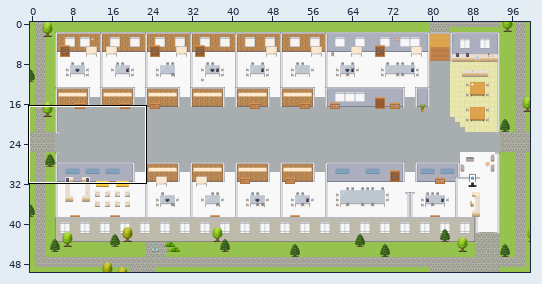
Two versions of a level (Tiled map (JSON), maps/Cyber-Security-Assurance-Advancement-Platform.tmj). Above, an overview of the earlier version with the close-up marked.
Close-up. Old version:
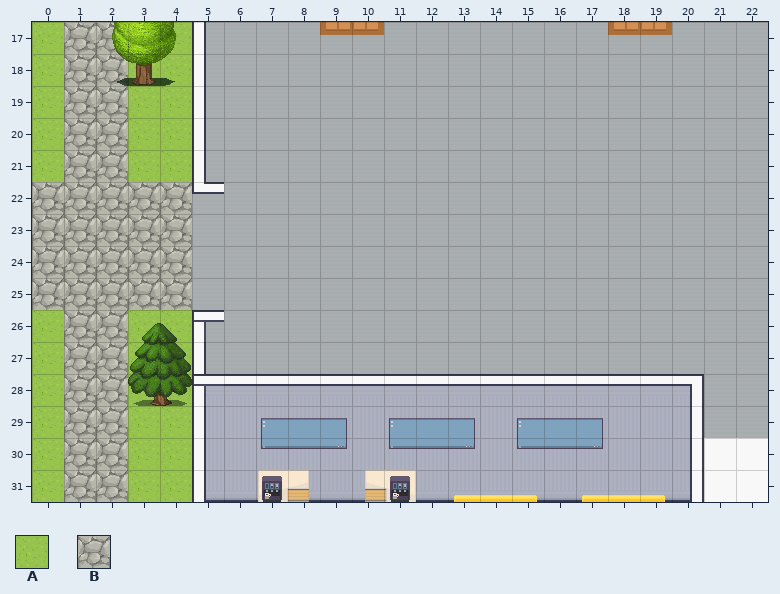
Cells are 32x32 px. Shown: x 0..22, y 17..31. The commit also changed other parts of the map, which this record leaves out.
Key: from "Exterior": A 629, B 638.
_ is an empty cell, # one hidden under a higher layer.
Layers that did not change in this view are not listed.
Layer "outside" before, first column x 0:
17 ABB#A##################
18 ABBAA##################
19 ABBAA##################
20 ABBAA##################
21 ABBAA##################
22 BBBBB##################
23 BBBBB##################
24 BBBBB##################
25 BBBBB##################
26 ABBAA##################
27 ABBAA##################
28 ABBAA##################
29 ABBAA##################
30 ABBAA##################
31 ABBAA##################
The result:
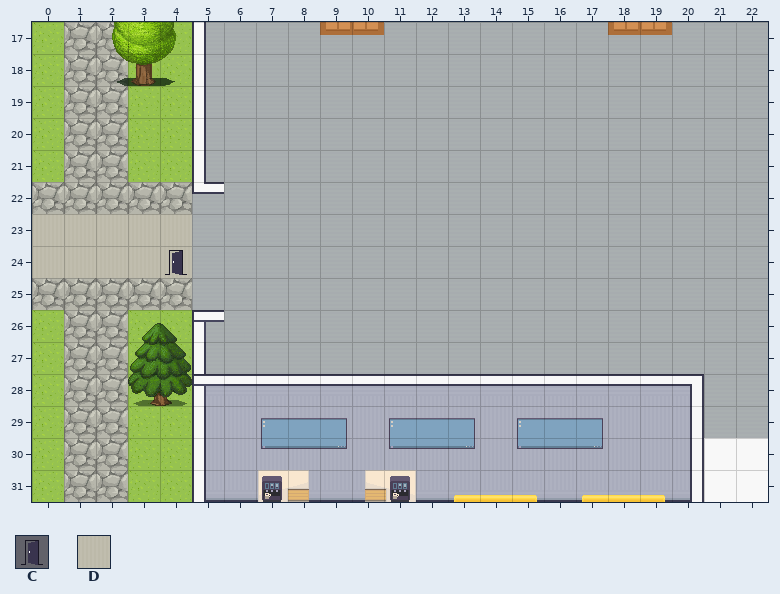
Further tiles: from "User_Zones": C 65; from "room2": D 328.
Changes in this commit:
Layer "outside":
y 23..24: x 0..4 BBBBB -> DDDDD
Layer "zones":
y 24: x 4 _ -> C
Pixel boxes of the changes (left, top, right, bottom) in both close-ups:
changed: (32, 214, 192, 278)
